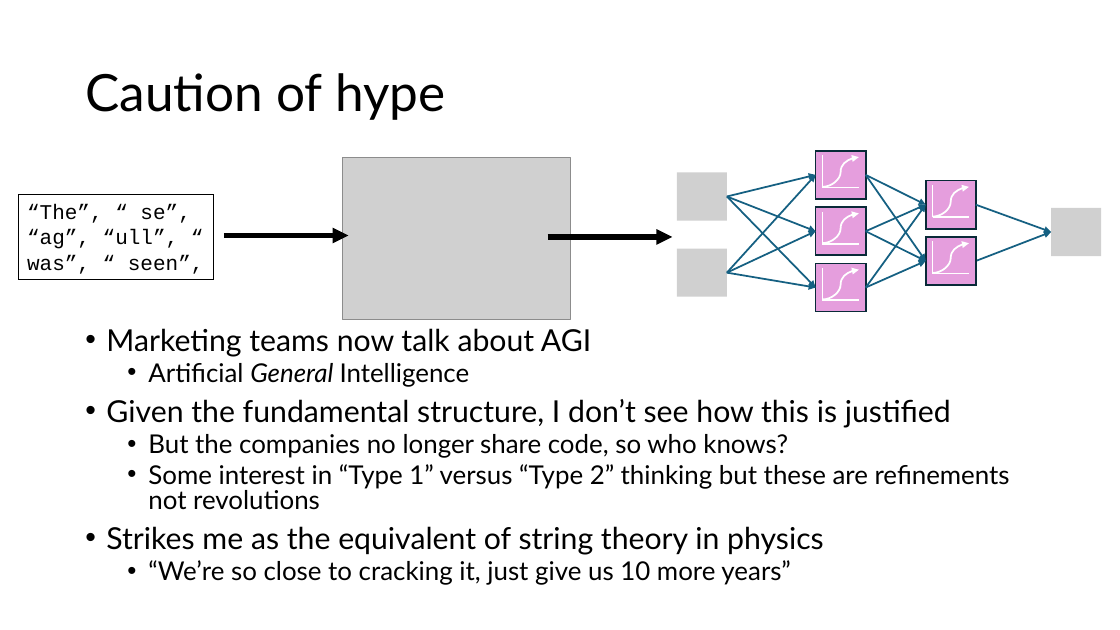
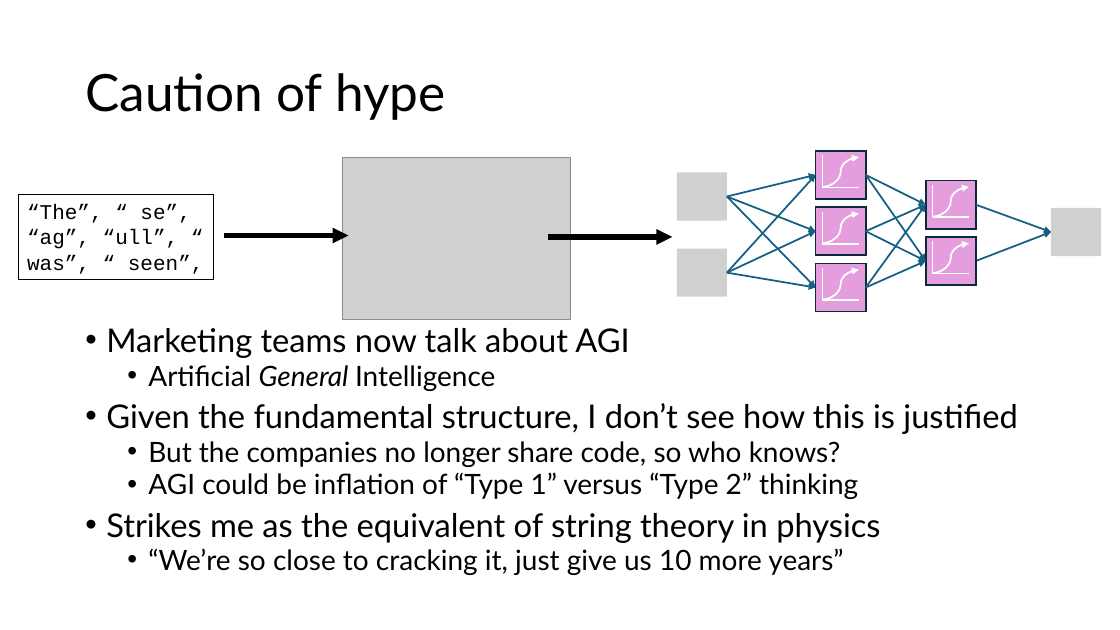
Before and after one commit to DeonRoos/stats-for-biologists, a slide deck: slide 29 of Lectures/BI3010 Lecture XX Large Language Models.pptx. Drawn at 1120x630 pixels with LibreOffice and Linux fonts; fonts in the diff are those of the drawing; grey boxes stand for pictures. Boxes give left, top, right and bottom in pixels: in the first picture for what was removed or moved away, otherwise in the second. Text is boxed around its words. In the diff, an @@ line names an element or a change of style, - is before the commit and + after.

```diff
--- a/Lectures/BI3010 Lecture XX Large Language Models.pptx
+++ b/Lectures/BI3010 Lecture XX Large Language Models.pptx
@@ text at [106,328,1017,575]: size 25.9 to 28 pt in "Marketing teams now talk about AGI", "Given the fundamental structure, I don’t see ...", "Strikes me as the equivalent of string ..."; size 22.2 to 24 pt in "Artificial General Intelligence", "But the companies no longer share code, ...", "“We’re so close to cracking it, just ..." @@
@@ text at [148,472,858,499]: text changed; size 22.2 to 24 pt @@
-  • Some interest in “Type 1” versus “Type 2” thinking but these are refinements not revolutions
+  • AGI could be inflation of “Type 1” versus “Type 2” thinking
```
Also in this commit, not shown: 3 other slides changed.
